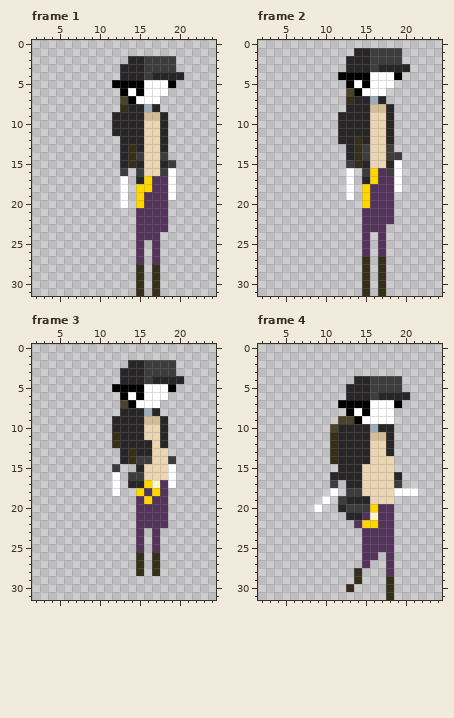
Two states of a pixel-art file, Dungeoneers/Assets/Sprites/player_jump.aseprite. Above, as it was before the edit.
32x32 pixels, 5 frames. Shown: frame 1: x 2..24, y 0..31; frame 2: x 2..24, y 0..31; frame 3: x 2..24, y 0..31; frame 4: x 2..24, y 0..31. The commit also changed other frames, which this record leaves out.
After the commit:
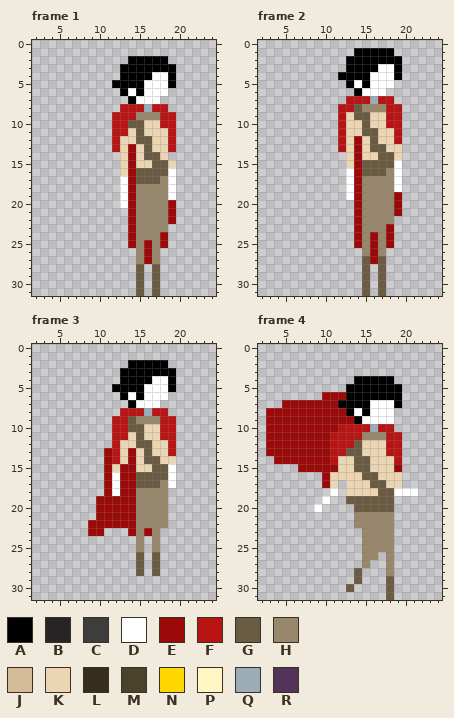
Palette (. is transparent): A #000000  B #272525  C #3e3d3d  D #ffffff  E #9c0909  F #b91414  G #6b5b42  H #98876b  J #d4bc96  K #ebd5b3  L #342e1a  M #49432c  N #ffd700  P #fff6c4  Q #9badb7  R #54335b
What changed:
Changed rows in their new state; - is an unchanged pixel.
Frame 1, layers "acc", "cloth":
first column x 12:
 2 --AAAAA.-
 3 -AAAAAAA-
 4 -AAAADDA.
 7 -.-------
 8 -FFF-FF--
 9 FFFHHHFF-
10 FFGG--FF-
11 FFKG--KF-
12 FKKGG-KF-
13 FKEKG-KF-
14 -KEKGGK--
15 -KEK-GGK-
16 -KEGGGG--
17 --EGGGH--
18 --EHHHH--
19 --EHHHH--
20 --EHHHHE-
21 --EHHHHE-
22 --EHHHHE-
23 --EHHHH--
24 --EHHHE--
25 --EHEHE--
26 ---HEH---
27 ---HEH---
28 ---G-G---
29 ---G-G---
30 ---G-G---
31 ---G-G---
Frame 2, layers "acc", "cloth":
first column x 12:
 1 --AAAAA.-
 2 -AAAAAAA-
 3 -AAAADDA.
 6 -.-------
 7 -FFF-FF--
 8 FFGHHHFF-
 9 FKGG--FF-
10 FKKG--FF-
11 FKKGG-KF-
12 FKEKG-KF-
13 FKEKGGKK-
14 -KEK-GGK-
15 -KEGGGG--
16 --EGGGH--
17 --EHHHH--
18 --EHHHH--
19 --EHHHHE-
20 --EHHHHE-
21 --EHHHHE-
22 --EHHHH--
23 --EHHHE--
24 --EHEHE--
25 --EHEHE--
26 ---HEH---
27 ---GEG---
28 ---G-G---
29 ---G-G---
30 ---G-G---
31 ---G-G---
Frame 3, layers "acc", "cloth":
first column x 9:
 2 -----AAAAA.-
 3 ----AAAAAAA-
 4 ----AAAADDA.
 7 ----.-------
 8 ----FFF-FF--
 9 ---FFGHHHFF-
10 ---FFGG--FF-
11 ---FFKG--FF-
12 ---FKKGG-KF-
13 --EFKEKG--F-
14 --EFKEKGG-K-
15 --EKEEK-GG--
16 --E-EEGGGG--
17 --E-EEGGGH--
18 --E-EEHHHH--
19 -EEEEEHHHH--
20 -EEEEEHHHH--
21 -EEEEEHHHH--
22 EEEEEEHHHH--
23 EE---EHEH---
24 ------H-H---
25 ------H-H---
26 ------G-G---
27 ------G-G---
28 ------G-G---
Frame 4, layers "acc", "cloth":
first column x 3:
 4 -----------AAAAA.-
 5 ----------AAAAAAA-
 6 -------EEEAAAAAAA.
 7 --EEEEEEE---------
 8 EEEEEEEEEE--------
 9 EEEEEEEEEEE-------
10 EEEEEEEEEFFFF-FF--
11 EEEEEEEEFFFFHHHFF-
12 EEEEEEEEFFFGK--FF-
13 EEEEEEEEFFGGK--FF-
14 -EEEEEEEFKKGG---F-
15 ----EEEEEKKGG---E-
16 -------EKKKKGG--K-
17 -------EK-KK-GG-K-
18 ----------KK--GG--
19 ---------.GGGGGG--
20 ---------..GGGGG--
21 ----------.HHHHH--
22 -----------HHHHH--
23 ------------HHHH--
24 ------------HHHH--
25 ------------HHHH--
26 ------------HH-H--
27 ------------H--H--
28 -----------G---H--
29 -----------G---G--
30 ----------G----G--
31 ---------------G--
Pixel boxes of the changes (left, top, right, bottom) in both pictures:
changed: (112, 56, 184, 296)
changed: (338, 48, 410, 296)
changed: (88, 360, 184, 576)
changed: (266, 376, 410, 600)
